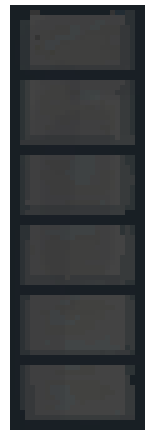
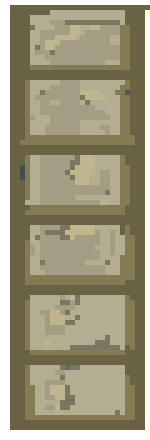
Two versions of the same layered image (150x440). Layer-by-layer changes:
renamed "Layer 2" to "Layer 3", painted on it over [10, 5, 150, 430]
